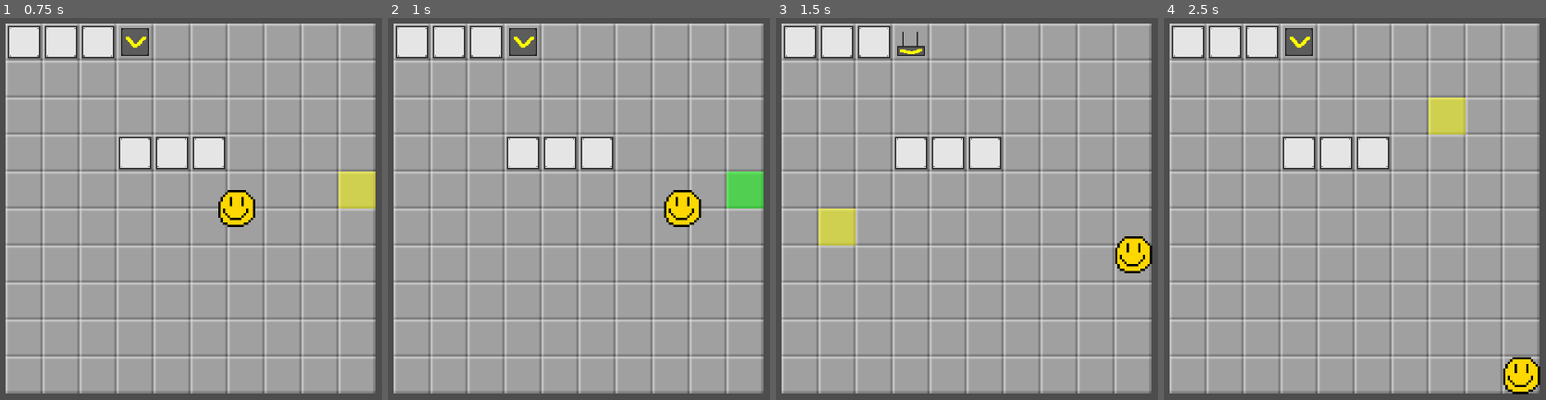
Above: before the commit, frames 1-4 (left to right).
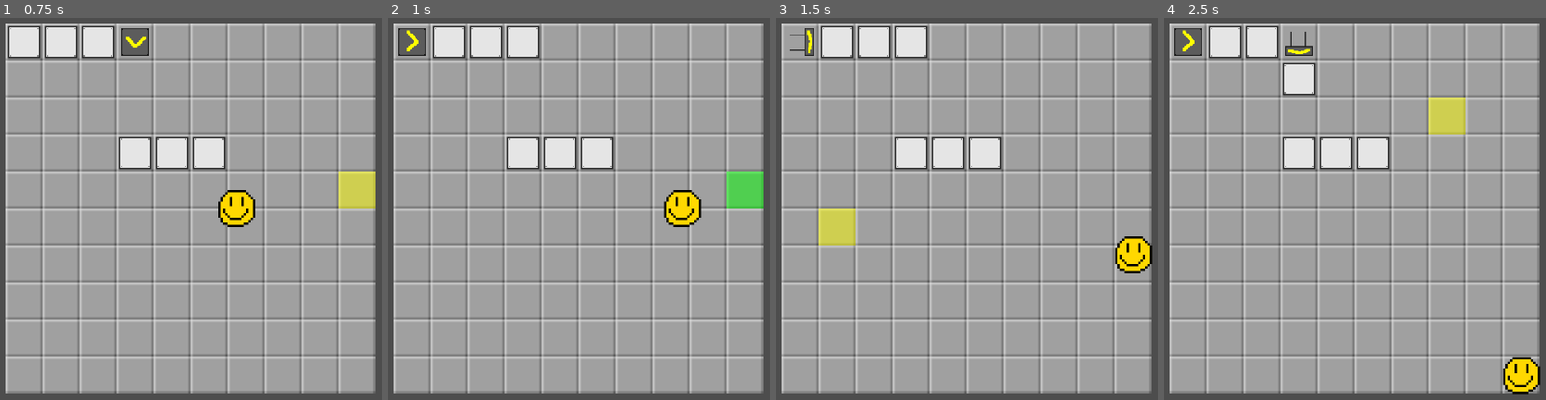
Above: after the commit, the same moments.

Repository: Stev51/gmtk-jam-2025
Game: Godot game, scene res://scenes/main.tscn
Same seed, same stepped clock (60 frames per second), same inputs: the game is played once before the commit and once after it.
Inputs (mouse positions are in pixels of both pictures, inside the frame that each line leads up to):
- Up to frame 1 (0.75 s): tap Enter at 0.5 s; move the mouse to (351, 186) at 0.52 s; hold Right (ui_right) from 0.53 s (still down); click (351, 186) at 0.67 s
- Up to frame 2 (1 s): keep holding Right (ui_right)
- Up to frame 3 (1.5 s): move the mouse to (818, 228) at 1.27 s; release Right (ui_right) at 1.28 s; hold Down (ui_down) from 1.28 s (still down)
- Up to frame 4 (2.5 s): move the mouse to (1427, 117) at 2.02 s; release Down (ui_down) at 2.03 s; hold Right (ui_right) from 2.03 s (still down)

Frame 1 is identical in both runs. In frame 2, 1.5% of the frame differs, in the area x 1-40%, y 1-11%; in frame 3, 1.5%; in frame 4, 1.9%, in the area x 1-40%, y 1-21%.

Commit message:
Major rework of pushing mechanics

Diff:
--- a/scripts/mechanism.gd
+++ b/scripts/mechanism.gd
@@ -14,6 +14,13 @@
 var y: int
 var node: Node2D
 
+# Variables to help with simulation
+var processed: bool
+var simulationResult: bool
+var newPosition: Vector2i
+var directionToMove: Util.Direction
+var pushOverload: int # Counter for when more than one thing tries to push the box
+
 func _init(field: Field, x: int, y:int, node: Node2D):
 	self.field = field
 	self.x = x
@@ -23,38 +30,66 @@
 
 # Initial attempt to push
 # Used to determine what pushes what
-# Some collision types will not yet be calculated!
-func simulatePush(dir: Util.Direction) -> bool:
-	var newPosition: Vector2i = Util.offset(Vector2i(x, y), dir)
+# As some collision types are not yet be calculated, do not trust return value of true!
+func simulatePush() -> bool:
+	if processed: return simulationResult
+	processed = true
+
+	# To prevent recursive push calls, we temporarily set the result to fail
+	simulationResult = false
+
+	newPosition = Util.offset(Vector2i(x, y), directionToMove)
 	var objectInWay: Mechanism = field.getForegroundVector(newPosition)
 
 	# Check we are on the map
-	if newPosition.x < 0 || newPosition.x >= Field.GRID_WIDTH || newPosition.y < 0 || newPosition.y >= Field.GRID_WIDTH: return false
-	return true
+	if newPosition.x < 0 || newPosition.x >= Field.GRID_WIDTH || newPosition.y < 0 || newPosition.y >= Field.GRID_WIDTH:
+		simulationResult = false
+		return false
+	# Check if we can move into the next tile
+	if objectInWay != null:
+		#print("object in way for ", getCoordinateVector(), " : ", objectInWay)
+		objectInWay.setToPush(directionToMove)
+		if objectInWay.simulatePush():
+			simulationResult = true
+		else:
+			simulationResult = false
+	else:
+		simulationResult = true
+	print("First pass: ", x, " ", y, " with result ", simulationResult)
+	return simulationResult
 
+func setToPush(dir: Util.Direction):
+	pushOverload += 1
+	if pushOverload > 1:
+		simulationResult = false
+		processed = true
+	else: directionToMove = dir
 
-
-func push(dir: Util.Direction) -> bool:
-	var offset: Vector2i = Util.offset(Vector2i(x, y), dir)
-	#print("Attempt on box ", offset)
+# Note that we still have to perform checks
+# since result may have changed since our simulation
+# The propagation of these changes will *probably* not cause issues
+func push() -> bool:
+	print(x, " ", y, " : ", simulationResult)
+	if simulationResult == false: return false
+	var offset: Vector2i = Util.offset(Vector2i(x, y), directionToMove)
+	if offset.x < 0 || offset.x >= Field.GRID_WIDTH || offset.y < 0 || offset.y >= Field.GRID_WIDTH: return false
 	var objectInWay: Mechanism = field.getForegroundVector(offset)
-	if offset.x < 0 || offset.x >= Field.GRID_WIDTH || offset.y < 0 || offset.y >= Field.GRID_WIDTH: return false
 	if objectInWay != null:
-		if (objectInWay.push(dir)):
-			field.setForegroundVector(offset, self)
+		if (objectInWay.push()):
+			field.setFutureForegroundVector(offset, self)
 			field.setForegroundMechanism(self.x, self.y, null)
 			self.x = offset.x
 			self.y = offset.y
-			self.node.translate(Util.offset(Vector2i(0, 0), dir) * Field.SCALE)
+			self.node.translate(Util.offset(Vector2i(0, 0), directionToMove) * Field.SCALE)
 			return true
 		else:
 			return false
 	else:
-		field.setForegroundVector(offset, self)
+		field.setFutureForegroundVector(offset, self)
 		field.setForegroundMechanism(self.x, self.y, null)
 		self.x = offset.x
 		self.y = offset.y
-		self.node.translate(Util.offset(Vector2i(0, 0), dir) * Field.SCALE)
+		self.node.translate(Util.offset(Vector2i(0, 0), directionToMove) * Field.SCALE)
 		return true
 
 func update(currentCycle: int) -> void:
@@ -62,6 +97,9 @@
 
 func getNode() -> Node2D:
 	return node
+
+func getCoordinateVector() -> Vector2i:
+	return Vector2i(x, y)
 # Consider moving anything to custom resources
 # Walls and UI will be non-mechanisms, a different Node2D and Control respectively
 
--- a/scripts/pusher.gd
+++ b/scripts/pusher.gd
@@ -16,7 +16,10 @@
 	self.node.play()
 	var object: Mechanism = field.getForegroundMechanism(self.x, self.y)
 	if (object != null):
-		object.push(self.dir)
+		object.setToPush(self.dir)
 
-func push(dir: Util.Direction) -> bool:
+func simulatePush() -> bool:
 	return false
+
+func push() -> bool:
+	return false
--- a/scripts/util.gd
+++ b/scripts/util.gd
@@ -1,5 +1,5 @@
 class_name Util extends Object
-enum Direction {RIGHT, DOWN, LEFT, UP}
+enum Direction {RIGHT, DOWN, LEFT, UP, NONE}
 
 static func offset(vect: Vector2i, dir: Direction) -> Vector2i:
 	match dir:
--- a/scripts/world.gd
+++ b/scripts/world.gd
@@ -8,7 +8,27 @@
 const GRID_HEIGHT: int = 16
 const SCALE: int = 64
 const OFFSET: Vector2 = Vector2(SCALE / 2, SCALE / 2)
+
+# For usage in simulation
+var futureMap: Array = Array()
 func updateMechanisms() -> void:
+	# Clear old simulation results
+	for x in map.size():
+		for y in map[x].size():
+			var holder = map[x][y]
+			if holder != null:
+				var object = holder[FOREGROUND]
+				if object != null:
+					object.processed = false
+					object.directionToMove = Util.Direction.NONE
+					object.pushOverload = 0
+	futureMap.resize(GRID_WIDTH)
+	for x in GRID_WIDTH:
+		var column: Array = Array()
+		column.resize(GRID_HEIGHT)
+		futureMap[x] = column
+
+	# Propagate updates in new cycle
 	currentCycle += 1
 	for x in map.size():
 		for y in map[x].size():
@@ -18,6 +38,61 @@
 					object[FOREGROUND].update(currentCycle)
 				if object[BACKGROUND] != null:
 					object[BACKGROUND].update(currentCycle)
+
+	#print(map)
+	# Simulate movement
+	for x in map.size():
+		for y in map[x].size():
+			var holder = map[x][y]
+			if holder != null:
+				var object = holder[FOREGROUND]
+				if object != null:
+					object.simulatePush()
+
+	# Check if two objects are trying to move to the same position
+	var newMap: Array = Array()
+	newMap.resize(GRID_WIDTH)
+	for x in GRID_WIDTH:
+		var column: Array = Array()
+		column.resize(GRID_HEIGHT)
+		newMap[x] = column
+		for y in GRID_HEIGHT:
+			newMap[x][y] = Array()
+
+	for x in map.size():
+		for y in map[x].size():
+			var holder = map[x][y]
+			if holder != null:
+				var object = map[x][y][FOREGROUND]
+				if object != null && object.simulationResult == true:
+					newMap[object.newPosition.x][object.newPosition.y].append(object)
+
+	for x in newMap.size():
+		for y in newMap[x].size():
+			if newMap[x][y].size() > 1:
+				for object in newMap[x][y]:
+					object.simulationResult = false
+
+	# Process new cycle changes
+	for x in map.size():
+		for y in map[x].size():
+			var holder = map[x][y]
+			if holder != null:
+				var object = map[x][y][FOREGROUND]
+				if object != null:
+					object.push()
+
+	for x in map.size():
+		for y in map[x].size():
+			if futureMap[x][y] != null:
+				setForegroundMechanism(x, y, futureMap[x][y])
+
+
+func setFutureForegroundMechanism(x: int, y: int, mech: Mechanism):
+	futureMap[x][y] = mech
+
+func setFutureForegroundVector(pos: Vector2i, mech: Mechanism):
+	setFutureForegroundMechanism(pos.x, pos.y, mech)
 
 func getForegroundMechanism(x: int, y: int) -> Mechanism:
 	var mechs = map[x][y]
@@ -66,10 +141,10 @@
 		column.resize(GRID_HEIGHT)
 		map[x] = column
 	addMechanism(Box.new(self, 0, 0), FOREGROUND)
-	addMechanism(Pusher.new(self, 0, 0, Util.Direction.RIGHT), BACKGROUND)
+	addMechanism(Pusher.new(self, 0, 0, Util.Direction.RIGHT, 1), BACKGROUND)
 	addMechanism(Box.new(self, 1, 0), FOREGROUND)
 	addMechanism(Box.new(self, 2, 0), FOREGROUND)
-	addMechanism(Pusher.new(self, 3, 0, Util.Direction.DOWN, 1), BACKGROUND)
+	addMechanism(Pusher.new(self, 3, 0, Util.Direction.DOWN, 2), BACKGROUND)
 
 	addMechanism(Box.new(self, 3, 3), FOREGROUND)
 	addMechanism(Box.new(self, 4, 3), FOREGROUND)
